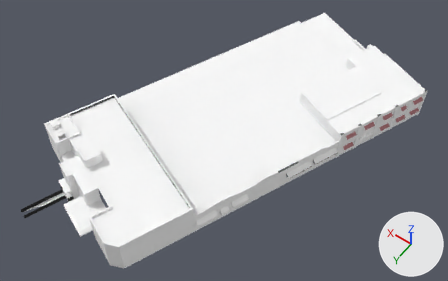
What one commit did to the glTF model public/twins/chatt/models/artech-design-group-cowart-14th-st.glb.
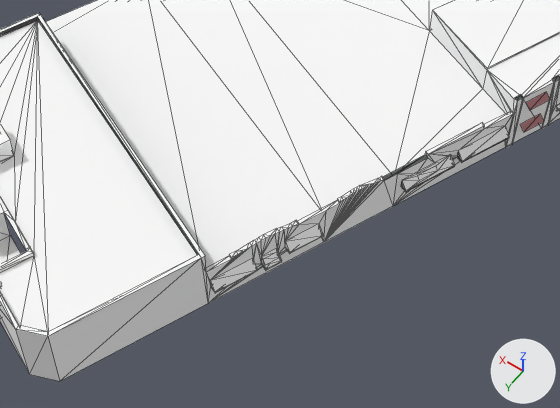
Each version appears first whole from a camera (50 mm lens) standing at (-57.2, 88.0, 119.5) and looking at (-4.0, 13.5, 2.4), and next in a close-up on the part from 21% to 81% of the width and 31% to 100% of the height. Lighting does not change. The marker at lower right points along +X, +Y and +Z. The older version's two pictures come first. The close-ups show mesh edges as thin lines. Where no turn or scale is listed for an object, it has been applied to the vertices. Vertices at exactly the same position are counted once.
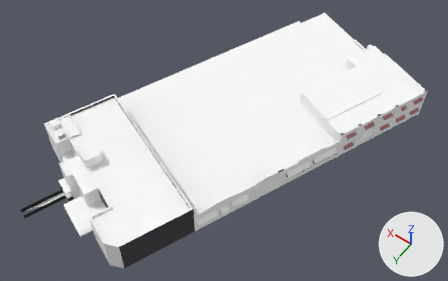
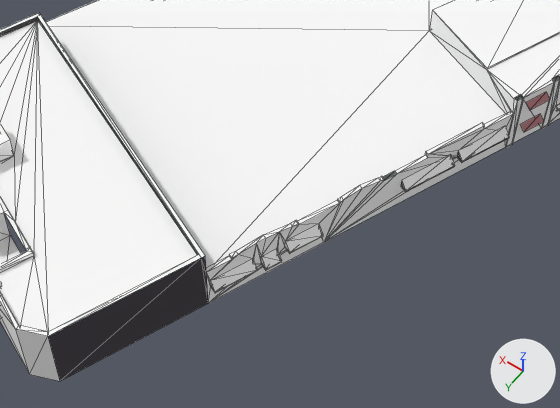
Location of each change, (x1, y1, x2, y2) in pixels of the close-ups (560 x 408 px):
part 1 of me_mesh_0, cut back: (46, 0, 555, 280) in both
part 2 of me_mesh_0, surface changed: (48, 155, 428, 381) in both

The change in detail:
me_mesh_0 is used by ob_mesh_0; location (-4.31, 7.77, 5.68).
me_mesh_0 had 579 vertices, 976 faces and spanned x -33.7..33.7, y -47.2..47.2, z -6.1..6.1.
me_mesh_0 now has 509 vertices, 844 faces and spans x -33.7..33.7, y -47.2..47.2, z -6.1..6.1.
Part 1, on me_mesh_0:
72 vertices are removed from x -31.9..32.1, y -41.9..44.4, z -6.0..4.6.
247 faces are deleted.
1 vertex moves within x -29.7, y -22.3, z 1.7.
2 vertices are added at (-16.7, 6.8, 0.3), (-29.7, -22.3, 2.0).
115 new faces join them, mat_palettematerial001 (picture img_palettebasecolor).
me_mesh_0 part 2: 9 kept faces spanning x -18.7..21.0, y 3.2..44.1, z -5.7..5.8 get new texture (UV) coordinates.
